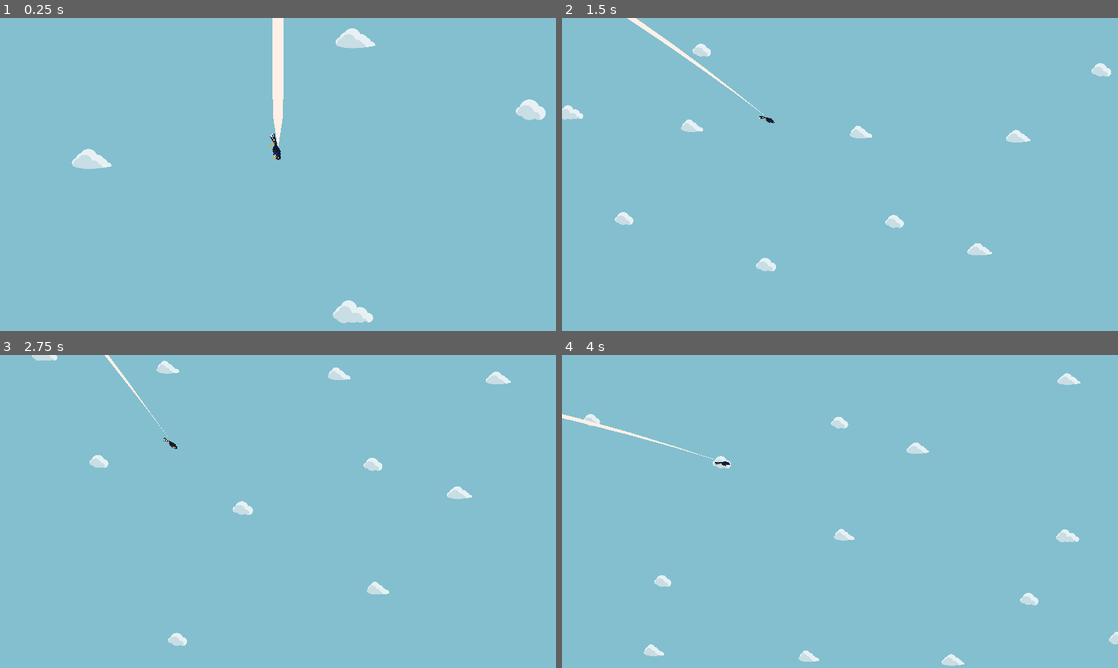
Above: before the commit, frames 1-4 (two rows, left to right).
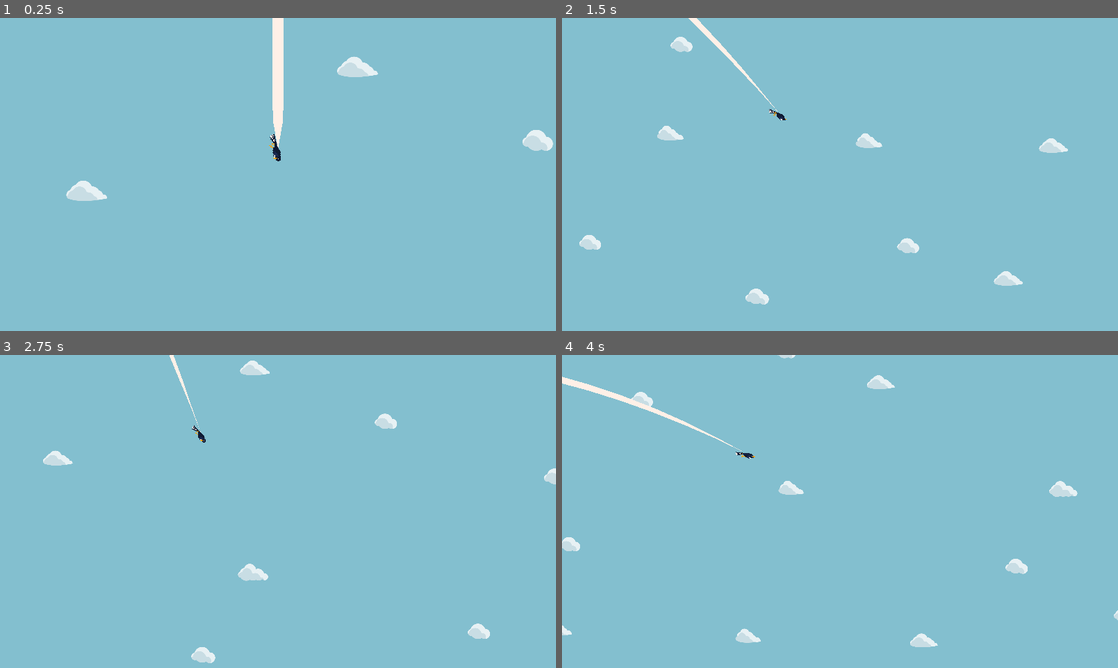
Above: after the commit, the same moments.

Repository: CIOSAI/birb-thing
Game: Godot game, scene res://Scenes/World.tscn
Same seed, same stepped clock (60 frames per second), same inputs: the game is played once before the commit and once after it. The engine's default icon, where the game draws it, is replaced by a stand-in: a white triangle on a blue panel in a dark square.
Inputs:
- Up to frame 1 (0.25 s): no input
- Up to frame 2 (1.5 s): hold D (Right) from 0.53 s (still down); tap Z (Up) at 0.77, 1.07 s
- Up to frame 3 (2.75 s): tap Z (Up) at 1.52, 1.82 s; release D (Right) at 2.03 s; hold A (Left) from 2.03 s (still down)
- Up to frame 4 (4 s): release A (Left) at 2.78 s; hold D (Right) from 2.78 s (still down); tap Z (Up) at 3.02, 3.32, 3.77 s

The runs differ from the first frame. In frame 1, 2.2% of the frame differs, in the area x 11-100%, y 3-98%; in frame 2, 2.8%; in frame 3, 2.3%; in frame 4, 3.0%, in the area x 0-100%, y 0-100%.

Commit message:
wall floor calc moved to move()

Diff:
--- a/Scenes/Player.tscn
+++ b/Scenes/Player.tscn
@@ -18,12 +18,12 @@
 
 [node name="PlayerMovement" parent="." instance=ExtResource( 1 )]
 ground_friction = 0.381
-hori_friction = 0.018
+hori_friction = 0.025
 jump_halt = Vector2( 1, 0.4 )
 accel = 2800.0
 flapforce = 4800.0
 gravity = 1200.0
-air_friction = 0.061
+air_friction = 0.082
 glide_amp = 0.1
 glide_conversion_rate = 0.488
 dive_amp = 8.0
--- a/Scripts/PlayerMovement.gd
+++ b/Scripts/PlayerMovement.gd
@@ -48,13 +48,6 @@
 	emit_signal("flap", dir)
 
 func flap():
-	if body.is_on_floor()||body.is_on_ceiling():
-		vel.y = 0.0
-	if body.is_on_wall():
-		vel.x = 0.0
-	if body.is_on_floor():
-		vel.x *= 1.0-ground_friction
-
 	if Input.is_action_just_pressed("Left"):
 		commit_flap(-1)
 	if Input.is_action_just_pressed("Right"):
@@ -81,6 +74,13 @@
 	if vel.y>0: vel.y*=pow((1.0-air_friction), 1.0/air_friction_scale)
 
 func move():
+	if body.is_on_floor()||body.is_on_ceiling():
+		vel.y = 0.0
+	if body.is_on_wall():
+		vel.x = 0.0
+	if body.is_on_floor():
+		vel.x *= 1.0-ground_friction
+
 	flap()
 	fall()
 	vel.x *= 1.0-hori_friction
